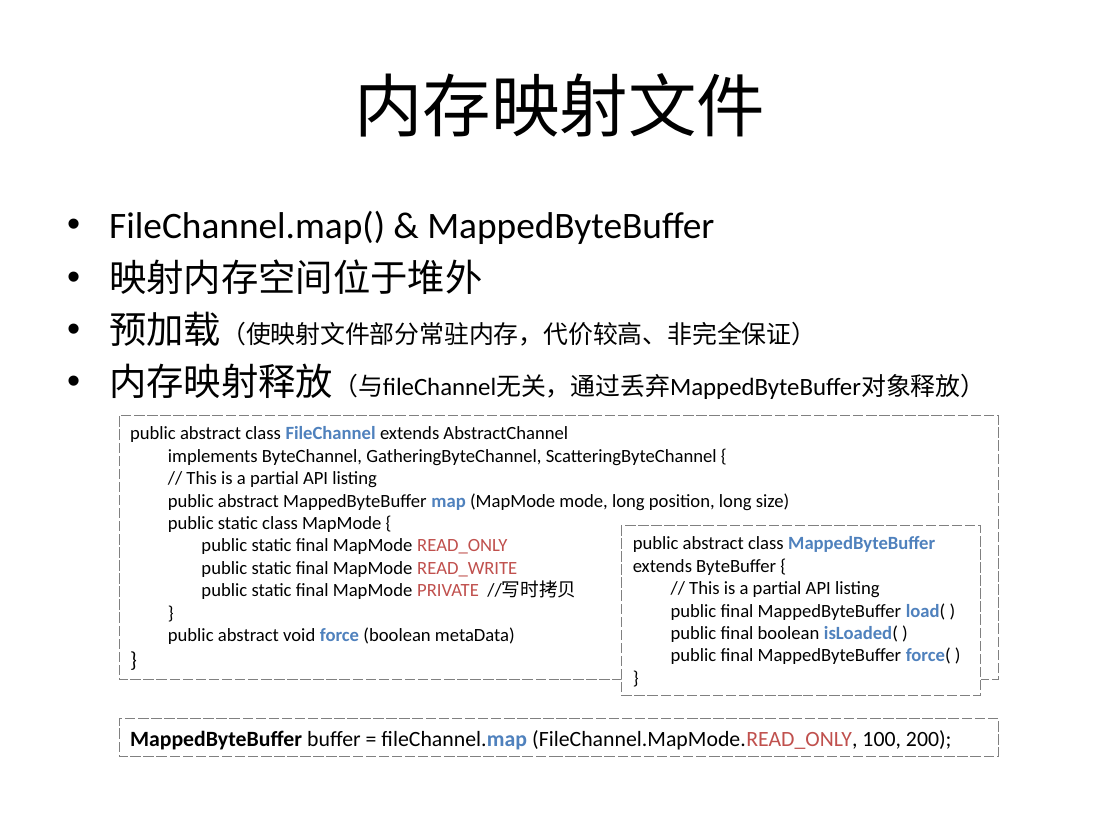
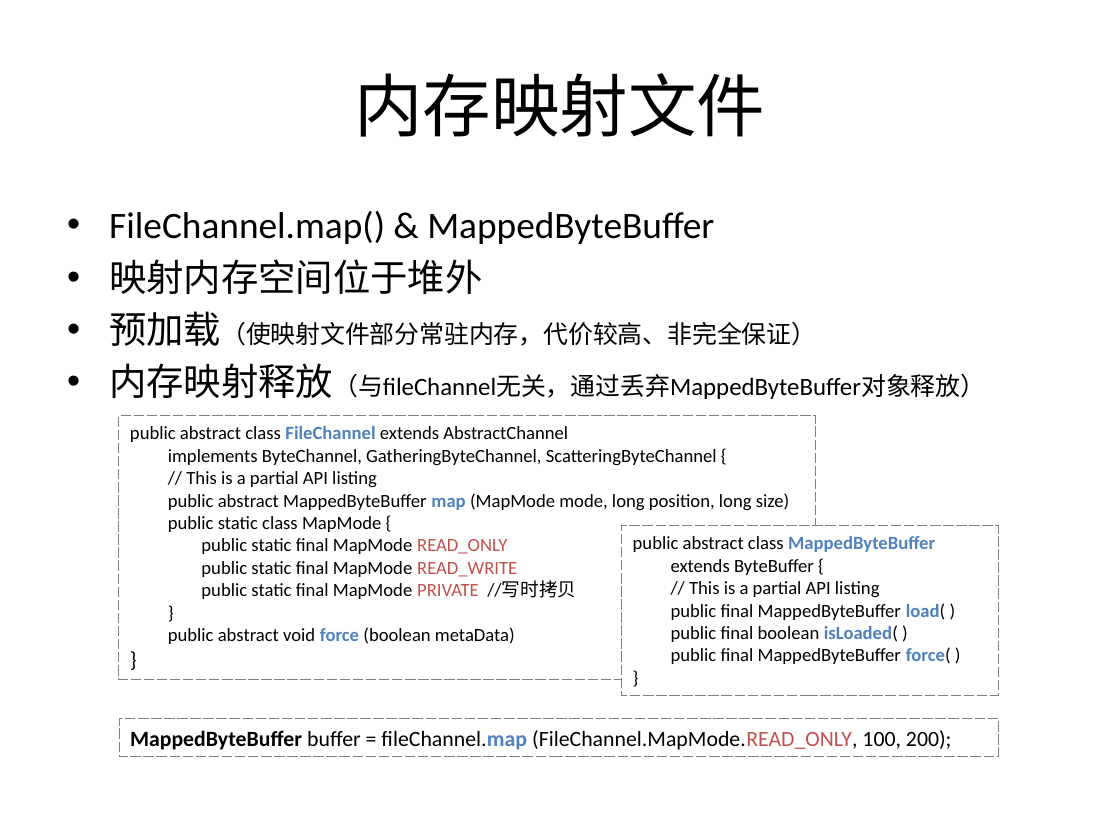
Before and after one commit to guhanjie/Knowledge-sharing, a slide deck: slide 37 of 扒一扒Java IO那些事儿.pptx (slide 36 before the commit). Drawn at 1120x840 pixels with LibreOffice and Linux fonts; fonts in the diff are those of the drawing. Boxes give left, top, right and bottom in pixels: in the first picture for what was removed or moved away, otherwise in the second. Text is boxed around its words. In the diff, an @@ line names an element or a change of style, - is before the commit and + after.

```diff
--- a/扒一扒Java IO那些事儿.pptx
+++ b/扒一扒Java IO那些事儿.pptx
@@ rectangle "public abstract class FileChannel extends ...": place and size @@
-rectangle "public abstract class FileChannel extends ..." at [119, 416, 998, 680]
+rectangle "public abstract class FileChannel extends ..." at [119, 416, 815, 680]
@@ rectangle "public abstract class MappedByteBuffer": place and size @@
-rectangle "public abstract class MappedByteBuffer" at [622, 525, 981, 694]
+rectangle "public abstract class MappedByteBuffer" at [622, 525, 998, 694]
```
Also in this commit, not shown: 6 other slides changed, 5 slides added.
